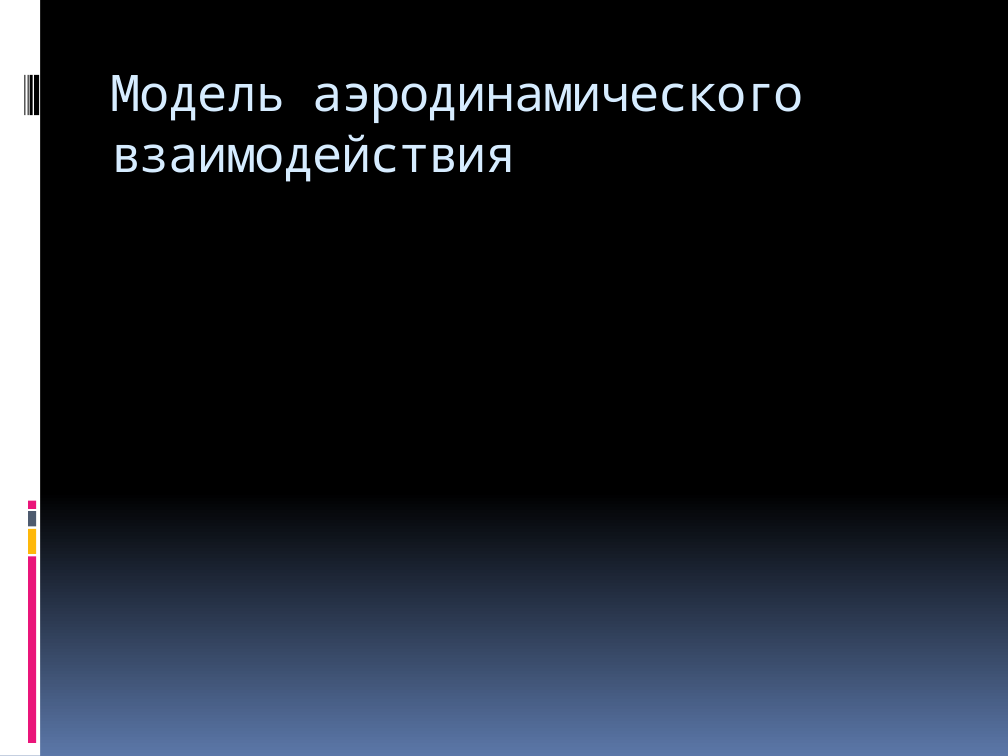
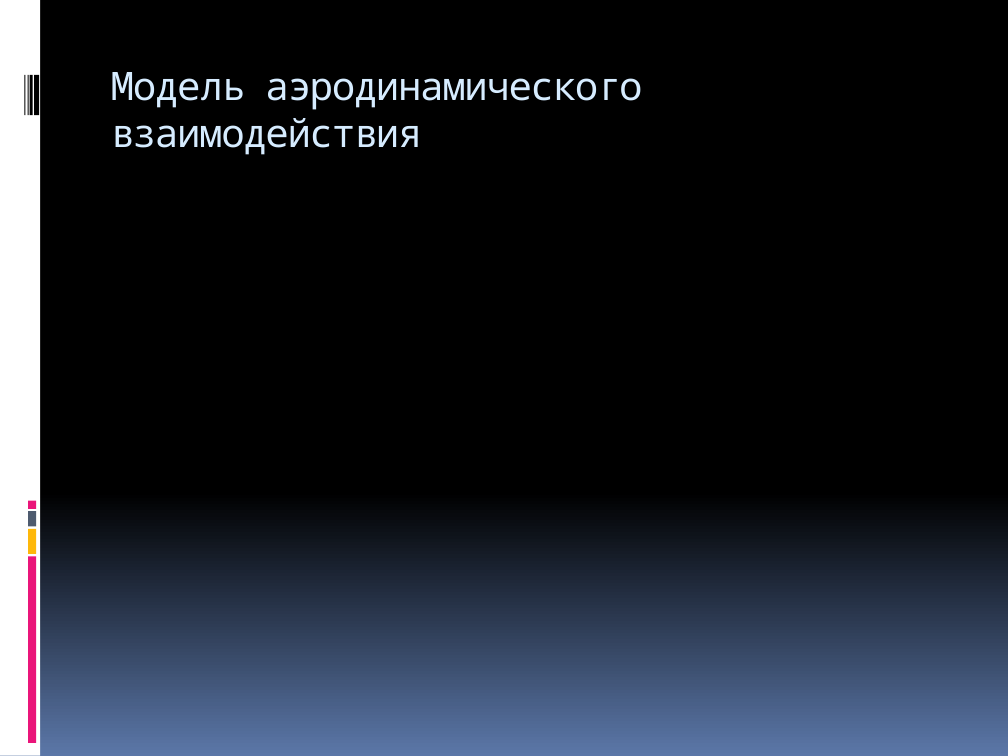
Before and after one commit to yaceq/quadro-xds, a slide deck: slide 14 of Docs/Medias2012.pptx (slide 13 before the commit). Drawn at 1008x756 pixels with LibreOffice and Linux fonts; fonts in the diff are those of the drawing. Boxes give left, top, right and bottom in pixels: in the first picture for what was removed or moved away, otherwise in the second. Text is boxed around its words. In the diff, an @@ line names an element or a change of style, - is before the commit and + after.

```diff
--- a/Docs/Medias2012.pptx
+++ b/Docs/Medias2012.pptx
@@ title "Модель аэродинамического взаимодействия" at [111, 72, 642, 155]: size 36 to 28 pt @@
```
Also in this commit, not shown: 2 other slides changed, 6 other files.
